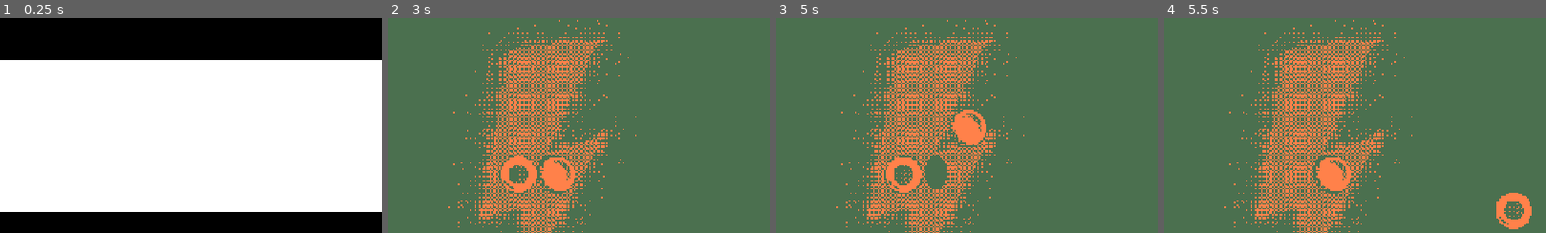
Above: before the commit, frames 1-4 (left to right).
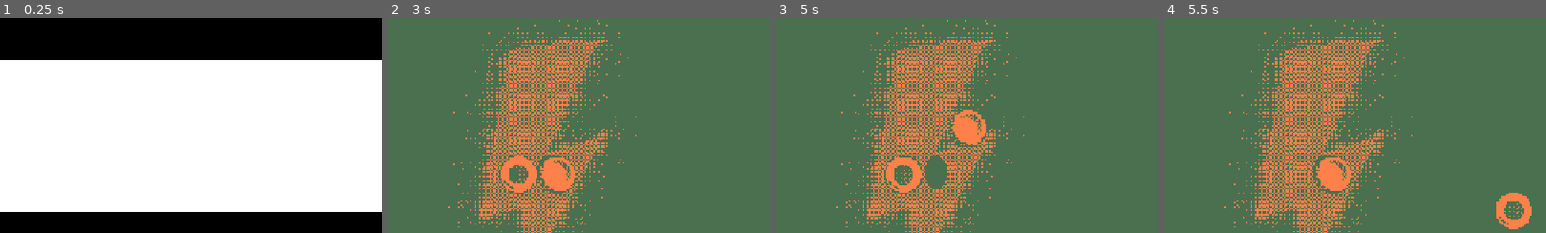
Above: after the commit, the same moments.

Repository: Kacpron123/Shockey
Game: Godot game, scene res://title.tscn
Two runs of this game, one before a commit and one after it. Both use one fixed random seed, a clock stepped at 60 frames per second and the inputs below. The engine's default icon, where the game draws it, is replaced by a stand-in: a white triangle on a blue panel in a dark square.
Inputs (mouse positions are % of the whole screen's width and height, from its top left):
- Up to frame 1 (0.25 s): no input
- Up to frame 2 (3 s): click "Start" at 0.5 s; click (3, 93) at 1.25 s; tap Enter (ui_accept) at 2, 2.27 s; move the mouse to (72, 45) at 2.02 s; hold D (p1_right) 2.03-2.75 s; hold Down (p2_down) 2.03-2.75 s; click (72, 45) at 2.17 s; tap Left (p2_left) at 2.3 s; drag from (30, 55) to (45, 70) at 2.77 s
- Up to frame 3 (5 s): tap Enter (ui_accept) at 3.5 s; move the mouse to (60, 28) at 3.52 s; hold D (p1_right) 3.53-4.25 s; hold Right (p2_right) 3.53-4.25 s; tap Up (p2_up) at 3.8 s; drag from (45, 70) to (20, 35) at 4.27 s
- Up to frame 4 (5.5 s): move the mouse to (80, 65) at 5.02 s; hold A (p1_left) from 5.03 s (still down); hold Down (p2_down) from 5.03 s (still down); tap Enter (ui_accept) at 5.27 s; tap Left (p2_left) at 5.3 s
The pictures show only the part of the screen within x 28-78%, y 8-58%; the shares and areas given below are measured in that part.

Frames 1-2 are identical in both runs. In frame 3, 0.1% of the frame differs, in the area x 45-55%, y 42-60%; in frame 4, nothing differs.

Commit message:
implemented base for goal and paddle scripts

Diff:
--- a/main.tscn
+++ b/main.tscn
@@ -2,14 +2,12 @@
 
 [ext_resource type="Script" uid="uid://5sylf6lgjttj" path="res://scripts/main.gd" id="1_ig7tw"]
 [ext_resource type="Script" uid="uid://bgl8vingbgj54" path="res://scripts/puck.gd" id="2_0xm2m"]
-[ext_resource type="Script" uid="uid://bcwthu3kenc0q" path="res://scripts/goal_1.gd" id="2_1bvp3"]
 [ext_resource type="Texture2D" uid="uid://b7cx6l1fng0fn" path="res://assets/center_0000_Layer-1.png" id="2_efxa6"]
-[ext_resource type="Script" uid="uid://psufjuun4ueg" path="res://scripts/goal_2.gd" id="3_7mycd"]
-[ext_resource type="Script" uid="uid://b7d73oairemif" path="res://scripts/paddle_1.gd" id="3_lquwl"]
-[ext_resource type="Script" uid="uid://dn6w2nypiyoyq" path="res://scripts/paddle_2.gd" id="4_lquwl"]
+[ext_resource type="Script" uid="uid://b0yyd7pb2j3o0" path="res://scripts/goal.gd" id="4_ycdy4"]
 [ext_resource type="AudioStream" uid="uid://5ve70qvhg7io" path="res://assets/sfx/goal.wav" id="7_kek77"]
 [ext_resource type="Texture2D" uid="uid://ccr4vgv468cmj" path="res://assets/textures/paddle.png" id="7_w48qg"]
 [ext_resource type="AudioStream" uid="uid://88nlbnf5bfyl" path="res://assets/sfx/paddle.mp3" id="8_4c57u"]
+[ext_resource type="Script" uid="uid://cyge378eagif2" path="res://scripts/paddle.gd" id="9_2cqfq"]
 [ext_resource type="AudioStream" uid="uid://jaal5sahobve" path="res://assets/sfx/wall.mp3" id="9_efxa6"]
 [ext_resource type="Texture2D" uid="uid://bmiy22yskvhy6" path="res://icon.svg" id="10_4c57u"]
 [ext_resource type="Texture2D" uid="uid://bv0vcubj0d6w7" path="res://assets/textures/puck.png" id="10_vivmo"]
@@ -188,7 +186,7 @@
 [node name="Left" type="Area2D" parent="Goals" unique_id=1575176504]
 collision_layer = 0
 collision_mask = 8
-script = ExtResource("2_1bvp3")
+script = ExtResource("4_ycdy4")
 
 [node name="LeftCollision" type="CollisionShape2D" parent="Goals/Left" unique_id=1935563642]
 position = Vector2(-48, 320)
@@ -197,7 +195,8 @@
 [node name="Right" type="Area2D" parent="Goals" unique_id=489994913]
 collision_layer = 0
 collision_mask = 8
-script = ExtResource("3_7mycd")
+script = ExtResource("4_ycdy4")
+player_index = 1
 
 [node name="RightCollision" type="CollisionShape2D" parent="Goals/Right" unique_id=1410018776]
 position = Vector2(1328, 320)
@@ -208,12 +207,12 @@
 collision_layer = 2
 collision_mask = 8
 motion_mode = 1
-script = ExtResource("3_lquwl")
+script = ExtResource("9_2cqfq")
 
 [node name="CollisionBox" type="CollisionShape2D" parent="Paddle1" unique_id=358396838]
 shape = SubResource("CircleShape2D_ig7tw")
 
-[node name="Sprite1" type="Sprite2D" parent="Paddle1" unique_id=2120101406]
+[node name="Sprite" type="Sprite2D" parent="Paddle1" unique_id=2120101406]
 texture_filter = 1
 position = Vector2(1.5, 1.5)
 scale = Vector2(2, 2)
@@ -226,12 +225,13 @@
 collision_layer = 2
 collision_mask = 8
 motion_mode = 1
-script = ExtResource("4_lquwl")
+script = ExtResource("9_2cqfq")
+player_index = 1
 
 [node name="CollisionBox" type="CollisionShape2D" parent="Paddle2" unique_id=1707010988]
 shape = SubResource("CircleShape2D_0xm2m")
 
-[node name="Sprite2" type="Sprite2D" parent="Paddle2" unique_id=1177094156]
+[node name="Sprite" type="Sprite2D" parent="Paddle2" unique_id=1177094156]
 texture_filter = 1
 position = Vector2(1.5, 1.5)
 scale = Vector2(2, 2)
--- a/scripts/goal_1.gd
+++ b/scripts/goal.gd
@@ -1,10 +1,12 @@
 extends Area2D
+class_name Goal
 
 @onready var main : Node2D = get_parent().get_parent()
+@export_enum("Player 1", "Player 2") var player_index: int = 0
 
 func _ready() -> void:
 	body_entered.connect(_on_body_entered)
 
 func _on_body_entered(body: Node) -> void:
 	if body.is_in_group("puck"):
-		main.player_scored(1)
+		main.player_scored(player_index)
--- a/scripts/goal_2.gd
+++ /dev/null
@@ -1,10 +0,0 @@
-extends Area2D
-
-@onready var main : Node2D = get_parent().get_parent()
-
-func _ready() -> void:
-	body_entered.connect(_on_body_entered)
-
-func _on_body_entered(body: Node) -> void:
-	if body.is_in_group("puck"):
-		main.player_scored(0)
--- a/scripts/main.gd
+++ b/scripts/main.gd
@@ -11,8 +11,8 @@
 var game_active := true
 
 @onready var puck            : RigidBody2D       = $Puck
-@onready var paddle1         : CharacterBody2D   = $Paddle1
-@onready var paddle2         : CharacterBody2D   = $Paddle2
+@onready var paddle1         : Paddle            = $Paddle1
+@onready var paddle2         : Paddle            = $Paddle2
 @onready var label_p1        : Label             = $UI/ScoreP1
 @onready var label_p2        : Label             = $UI/ScoreP2
 @onready var winner_p1 : Label             = $UI/WinnerP1
@@ -41,33 +41,15 @@
 func reset_paddle_hit_count(player_index: int) -> void:
 	hit_count[player_index] = 0
 
-func next_paddle_charge(player_index:int) -> void:
-	var paddle_sprite;
-	if player_index == 0:
-		paddle_sprite = $Paddle1/Sprite1
-	else:
-		paddle_sprite = $Paddle2/Sprite2
-	var frame_width = paddle_sprite.texture.get_height()
-	paddle_sprite.region_rect.position.x += frame_width
-
-func reset_paddle_charge(rail_index: int) -> void:
-	var paddle_sprite;
-	if rail_index == 0:
-		paddle_sprite = $Paddle1/Sprite1
-	else:
-		paddle_sprite = $Paddle2/Sprite2
-	paddle_sprite.region_rect.position.x = 0
-func on_paddle_hit_rail(rail_index: int) -> void:
-	reset_paddle_charge(rail_index)
-
 func on_puck_hit_paddle(player_index: int) -> void:
 	# use charge animation
 	var other_index = 0 if player_index == 1 else 1
+	var target_paddle = paddle1 if player_index == 0 else paddle2
 	if (!hit_bool[player_index] and hit_bool[other_index]):
 		hit_bool[player_index] = true
 		hit_bool[other_index] = false
 		hit_count[player_index] += 1
-		next_paddle_charge(player_index);
+		target_paddle.next_paddle_charge()
 	sfx_hit.play()
 
 func on_puck_hit_wall()   -> void:
@@ -77,8 +59,8 @@
 	hit_bool = [false, false]
 	hit_bool[towards_player] = true
 	hit_count = [0, 0]
-	reset_paddle_charge(0)
-	reset_paddle_charge(1)
+	paddle1.reset_paddle_charge()
+	paddle2.reset_paddle_charge()
 	var rid := puck.get_rid()
 	puck.freeze = true
 	PhysicsServer2D.body_set_state(rid, PhysicsServer2D.BODY_STATE_TRANSFORM, Transform2D(0.0, Vector2(TABLE_WIDTH / 2.0, TABLE_HEIGHT / 2.0)))
--- /dev/null
+++ b/scripts/paddle.gd
@@ -0,0 +1,78 @@
+extends CharacterBody2D
+class_name Paddle
+
+@export_enum("Player 1", "Player 2") var player_index: int = 0
+
+@export var max_speed        : float = 600.0
+@export var acceleration     : float = 3500.0
+@export var friction         : float = 2000.0
+@export var max_hits         : int   = 3
+@export var overload_timeout : float = 3.0
+
+const TABLE_WIDTH   := 1280
+const TABLE_HEIGHT  := 640
+const PADDLE_RADIUS := 32
+const WALL_SIZE     := 32
+
+var bound_left   : float
+var bound_right  : float
+var bound_top    : float = 32.0 + PADDLE_RADIUS
+var bound_bottom : float = TABLE_HEIGHT - 32.0 - PADDLE_RADIUS
+
+@onready var main : Node2D = get_parent()
+@onready var sprite : Sprite2D = get_node("Sprite")
+
+var _is_overloaded : bool = false
+
+func _ready() -> void:
+	if player_index == 0:
+		bound_left  = 0.0 + PADDLE_RADIUS + WALL_SIZE
+		bound_right = TABLE_WIDTH / 2.0 - PADDLE_RADIUS
+	else:
+		bound_left  = TABLE_WIDTH / 2.0 + PADDLE_RADIUS
+		bound_right = TABLE_WIDTH - PADDLE_RADIUS - WALL_SIZE
+
+func _physics_process(delta: float) -> void:
+	if not _is_overloaded and main.get_paddle_hit_count(player_index) >= max_hits:
+		_trigger_overload()
+
+	if _is_overloaded:
+		velocity = Vector2.ZERO
+		return
+
+	var current_hits = main.get_paddle_hit_count(player_index)
+	if current_hits > 0:
+		if global_position.y <= bound_top:
+			main.reset_paddle_hit_count(player_index)
+			reset_paddle_charge()
+		elif global_position.y >= bound_bottom:
+			main.reset_paddle_hit_count(player_index)
+			reset_paddle_charge()
+
+	var prefix = "p1_" if player_index == 0 else "p2_"
+	var dir := Input.get_vector(prefix + "left", prefix + "right", prefix + "up", prefix + "down")
+
+	if dir != Vector2.ZERO:
+		velocity = velocity.move_toward(dir * max_speed, acceleration * delta)
+	else:
+		velocity = velocity.move_toward(Vector2.ZERO, friction * delta)
+
+	move_and_slide()
+
+	global_position.x = clamp(global_position.x, bound_left, bound_right)
+	global_position.y = clamp(global_position.y, bound_top, bound_bottom)
+
+func _trigger_overload() -> void:
+	_is_overloaded = true
+	await get_tree().create_timer(overload_timeout).timeout
+	sprite.region_rect.position.x = 0
+
+	main.reset_paddle_hit_count(player_index)
+	_is_overloaded = false
+
+func next_paddle_charge() -> void:
+	var frame_width = sprite.texture.get_width() / 4.0
+	sprite.region_rect.position.x += frame_width
+
+func reset_paddle_charge() -> void:
+	sprite.region_rect.position.x = 0
--- a/scripts/paddle_1.gd
+++ /dev/null
@@ -1,49 +0,0 @@
-extends CharacterBody2D
-
-@export var max_speed        : float = 600.0
-@export var acceleration     : float = 3500.0
-@export var friction         : float = 2000.0
-@export var max_hits         : int   = 3
-@export var overload_timeout : float = 3.0
-
-const TABLE_WIDTH   := 1280
-const TABLE_HEIGHT  :=  640
-const PADDLE_RADIUS := 32
-const WALL_SIZE     := 32
-
-const BOUND_LEFT   := 0.0 + PADDLE_RADIUS + WALL_SIZE
-const BOUND_RIGHT  := TABLE_WIDTH / 2 - PADDLE_RADIUS
-const BOUND_TOP    := 32 + PADDLE_RADIUS
-const BOUND_BOTTOM := TABLE_HEIGHT - 32 - PADDLE_RADIUS
-
-@onready var main   : Node2D        = get_parent()
-
-var _is_overloaded : bool = false
-
-func _physics_process(delta: float) -> void:
-	if not _is_overloaded and main.get_paddle_hit_count(0) >= max_hits: _trigger_overload()
-	if _is_overloaded: return
-	if global_position.y <= BOUND_TOP and main.get_paddle_hit_count(0) > 0:
-		main.reset_paddle_hit_count(0)
-		main.on_paddle_hit_rail(0)
-	if global_position.y >= BOUND_BOTTOM and main.get_paddle_hit_count(0) > 0:
-		main.reset_paddle_hit_count(0)
-		main.on_paddle_hit_rail(1)
-	var dir := Vector2.ZERO
-	if Input.is_action_pressed("p1_up"):    dir.y -= 1
-	if Input.is_action_pressed("p1_down"):  dir.y += 1
-	if Input.is_action_pressed("p1_left"):  dir.x -= 1
-	if Input.is_action_pressed("p1_right"): dir.x += 1
-	dir = dir.normalized()
-	if dir != Vector2.ZERO: velocity = velocity.move_toward(dir * max_speed, acceleration * delta)
-	else: velocity = velocity.move_toward(Vector2.ZERO, friction * delta)
-	move_and_collide(velocity * delta)
-	position = position.clamp(Vector2(BOUND_LEFT, BOUND_TOP), Vector2(BOUND_RIGHT, BOUND_BOTTOM))
-
-func _trigger_overload() -> void:
-	# TODO use overload animation
-	_is_overloaded = true
-	await get_tree().create_timer(overload_timeout).timeout
-	$Sprite1.region_rect.position.x=0
-	main.reset_paddle_hit_count(0)
-	_is_overloaded = false
--- a/scripts/paddle_2.gd
+++ /dev/null
@@ -1,49 +0,0 @@
-extends CharacterBody2D
-
-@export var max_speed        : float = 600.0
-@export var acceleration     : float = 3500.0
-@export var friction         : float = 2000.0
-@export var max_hits         : int   = 3
-@export var overload_timeout : float = 3.0
-
-const TABLE_WIDTH   := 1280
-const TABLE_HEIGHT  :=  640
-const PADDLE_RADIUS := 32
-const WALL_SIZE     := 32
-
-const BOUND_LEFT   := TABLE_WIDTH / 2 + PADDLE_RADIUS
-const BOUND_RIGHT  := TABLE_WIDTH - PADDLE_RADIUS - WALL_SIZE
-const BOUND_TOP    := 32 + PADDLE_RADIUS
-const BOUND_BOTTOM := TABLE_HEIGHT - 32 - PADDLE_RADIUS
-
-@onready var main   : Node2D    = get_parent()
-
-var _is_overloaded : bool = false
-
-func _physics_process(delta: float) -> void:
-	if not _is_overloaded and main.get_paddle_hit_count(1) >= max_hits: _trigger_overload()
-	if _is_overloaded: return
-	if global_position.y <= BOUND_TOP and main.get_paddle_hit_count(1) > 0:
-		main.reset_paddle_hit_count(1)
-		main.on_paddle_hit_rail(0)
-	if global_position.y >= BOUND_BOTTOM and main.get_paddle_hit_count(1) > 0:
-		main.reset_paddle_hit_count(1)
-		main.on_paddle_hit_rail(1)
-	var dir := Vector2.ZERO
-	if Input.is_action_pressed("p2_up"):    dir.y -= 1
-	if Input.is_action_pressed("p2_down"):  dir.y += 1
-	if Input.is_action_pressed("p2_left"):  dir.x -= 1
-	if Input.is_action_pressed("p2_right"): dir.x += 1
-	dir = dir.normalized()
-	if dir != Vector2.ZERO: velocity = velocity.move_toward(dir * max_speed, acceleration * delta)
-	else: velocity = velocity.move_toward(Vector2.ZERO, friction * delta)
-	move_and_collide(velocity * delta)
-	position = position.clamp(Vector2(BOUND_LEFT, BOUND_TOP), Vector2(BOUND_RIGHT, BOUND_BOTTOM))
-
-func _trigger_overload() -> void:
-	# use overload animation
-	_is_overloaded = true
-	await get_tree().create_timer(overload_timeout).timeout
-	$Sprite2.region_rect.position.x=0
-	main.reset_paddle_hit_count(1)
-	_is_overloaded = false
--- a/title.tscn
+++ b/title.tscn
@@ -1,28 +1,28 @@
-[gd_scene load_steps=2 format=3 uid="uid://ccq7ix01y42to"]
+[gd_scene format=3 uid="uid://ccq7ix01y42to"]
 
-[ext_resource type="Script" uid="uid://1je71nydq3dr" path="res://title.gd" id="1_y7k74"]
+[ext_resource type="Script" uid="uid://1je71nydq3dr" path="res://scripts/title.gd" id="1_y7k74"]
 
-[node name="Title" type="Node2D"]
+[node name="Title" type="Node2D" unique_id=35178792]
 script = ExtResource("1_y7k74")
 
-[node name="BG" type="ColorRect" parent="."]
+[node name="BG" type="ColorRect" parent="." unique_id=1654673744]
 offset_right = 1280.0
 offset_bottom = 720.0
 color = Color(0, 0, 0, 1)
 
-[node name="TitleSprite" type="ColorRect" parent="."]
+[node name="TitleSprite" type="ColorRect" parent="." unique_id=1839478697]
 offset_top = 128.0
 offset_right = 1280.0
 offset_bottom = 384.0
 
-[node name="StartButton" type="Button" parent="."]
+[node name="StartButton" type="Button" parent="." unique_id=1722307420]
 offset_left = 512.0
 offset_top = 512.0
 offset_right = 768.0
 offset_bottom = 576.0
 text = "Start"
 
-[node name="QuitButton" type="Button" parent="."]
+[node name="QuitButton" type="Button" parent="." unique_id=1343446097]
 offset_left = 512.0
 offset_top = 576.0
 offset_right = 768.0
Not shown, added: scripts/goal.gd.uid
Not shown, removed: scripts/goal_1.gd.uid
Not shown, removed: scripts/goal_2.gd.uid
Not shown, added: scripts/paddle.gd.uid
Not shown, removed: scripts/paddle_1.gd.uid
Not shown, removed: scripts/paddle_2.gd.uid
Renamed: title.gd -> scripts/title.gd
Renamed: title.gd.uid -> scripts/title.gd.uid
